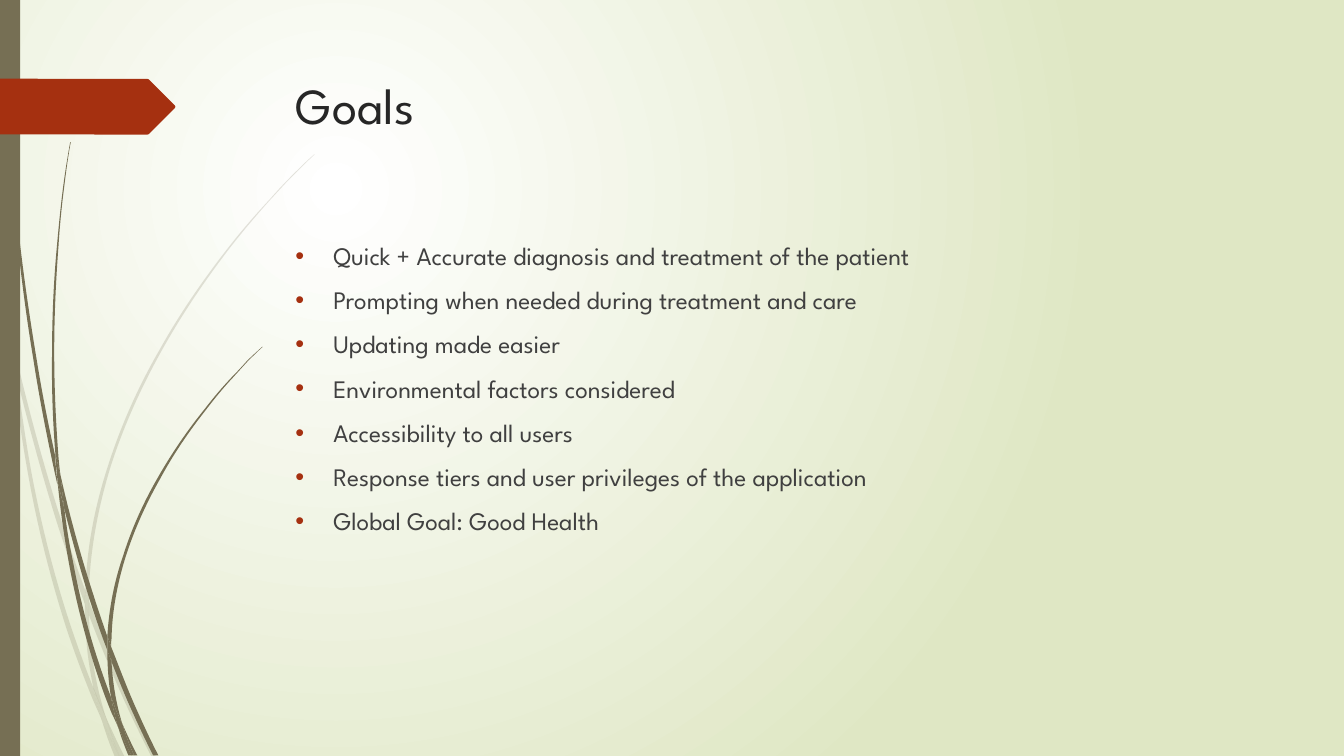
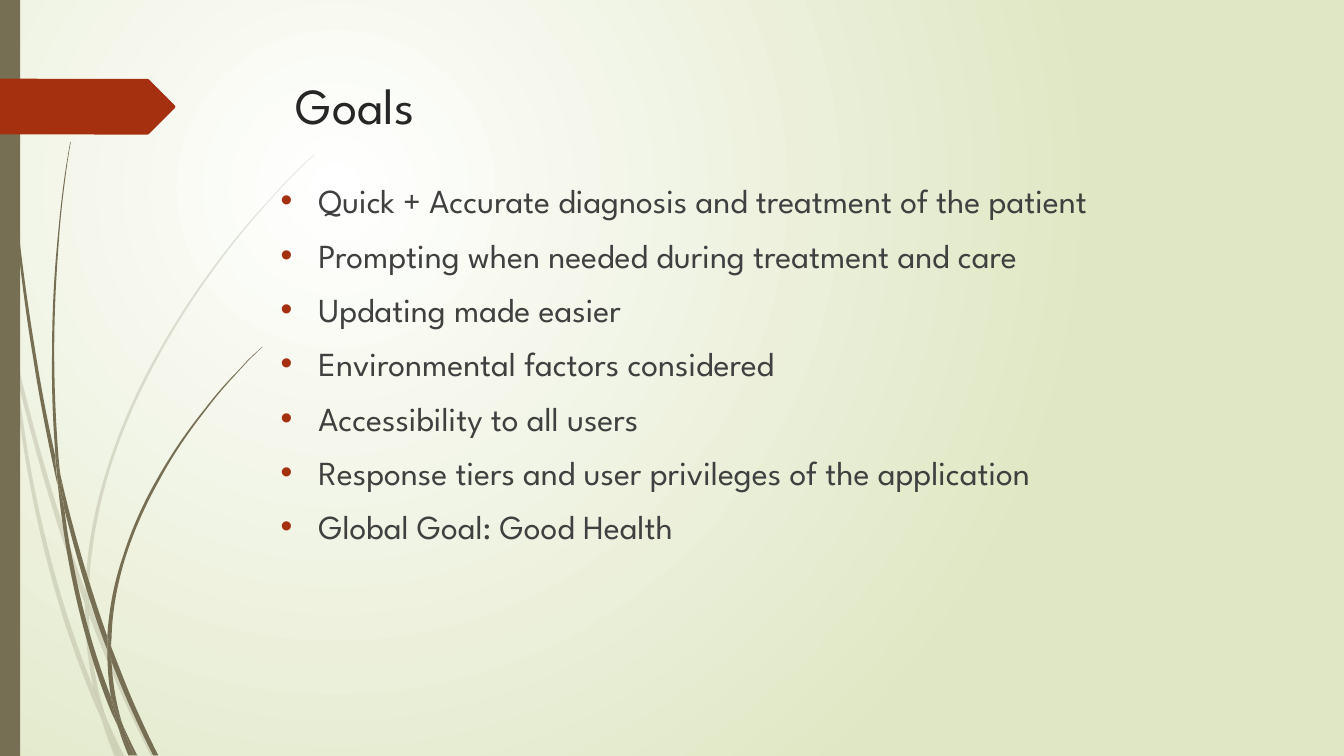
Before and after one commit to bournemouth17/team-5, a slide deck: slide 2 of RNLI.pptx. Drawn at 1344x756 pixels with LibreOffice and Linux fonts; fonts in the diff are those of the drawing. Boxes give left, top, right and bottom in pixels: in the first picture for what was removed or moved away, otherwise in the second. Text is boxed around its words. In the diff, an @@ line names an element or a change of style, - is before the commit and + after.

```diff
--- a/RNLI.pptx
+++ b/RNLI.pptx
@@ text "Quick + Accurate diagnosis and ...": place and size @@
-text "Quick + Accurate diagnosis and ..." at (333,247,910,531)
+text "Quick + Accurate diagnosis and ..." at (318,189,1087,540)
@@ text "Quick + Accurate diagnosis and ..." at (318,189,1087,540): size 18 to 24 pt @@
```
Also in this commit, not shown: 9 other slides changed.
